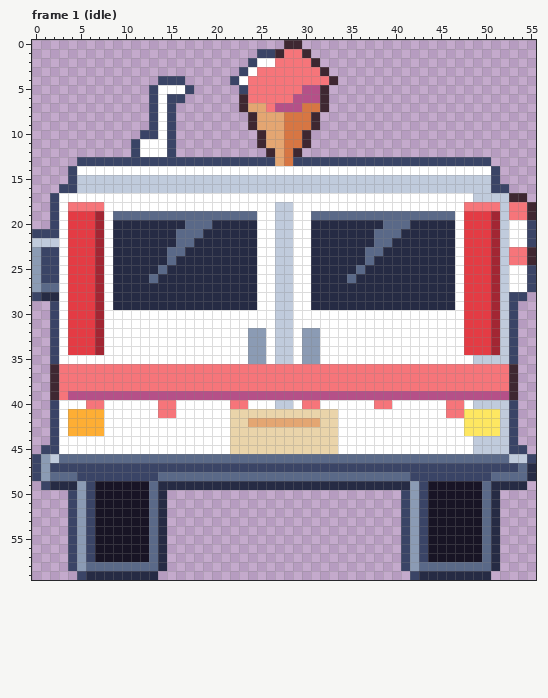
Two versions of one pixel-art file, art/road/ice-cream-truck.aseprite. Above: the version before the commit.
56x60 pixels, 6 frames. Shown: frame 1 (idle). The commit also changed other frames, which this record leaves out.
After the commit:
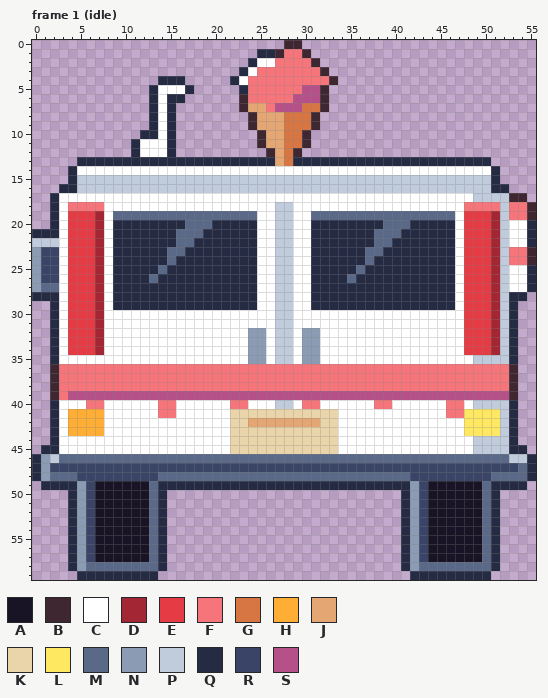
Palette (. is transparent): A #181425  B #3e2731  C #ffffff  D #a22633  E #e43b44  F #f6757a  G #d77643  H #feae34  J #e4a672  K #ead4aa  L #fee761  M #5a6988  N #8b9bb4  P #c0cbdc  Q #262b44  R #3a4466  S #b55088
The exact change:
Frame 1 (idle):
y 1: x 25..26 RR -> QQ
y 2: x 24 R -> Q
y 3: x 23 R -> Q
y 4: x 14..16 RRR -> QQQ; x 22 R -> Q
y 5: x 13 R -> Q; x 17 R -> Q; x 23 R -> Q
y 6: x 13 R -> Q; x 15..16 RR -> QQ
y 7..9: x 13 R -> Q; x 15 R -> Q
y 10: x 12..13 RR -> QQ; x 15 R -> Q
y 11..12: x 11 R -> Q; x 15 R -> Q
y 13: x 5..26 RRRRRRRRRRRRRRRRRRRRRR -> QQQQQQQQQQQQQQQQQQQQQQ; x 29..50 RRRRRRRRRRRRRRRRRRRRRR -> QQQQQQQQQQQQQQQQQQQQQQ
y 14..15: x 4 R -> Q; x 51 R -> Q
y 16: x 3..4 RR -> QQ; x 51..52 RR -> QQ
y 17..19: x 2 R -> Q
y 20: x 2 R -> Q; x 55 R -> Q
y 21: x 0..2 RRR -> QQQ; x 55 R -> Q
y 22: x 55 R -> Q
y 25..27: x 55 R -> Q
y 28: x 0 R -> Q; x 53..54 RR -> QQ
y 29..35: x 2 R -> Q; x 53 R -> Q
y 40..44: x 2 R -> Q; x 53 R -> Q
y 45: x 1..2 RR -> QQ; x 53..54 RR -> QQ
y 46: x 0 R -> Q; x 55 R -> Q
y 47..48: x 0 R -> Q
y 49: x 1 R -> Q
y 50..58: x 4 R -> Q; x 41 R -> Q
y 59: x 5 R -> Q; x 42 R -> Q
